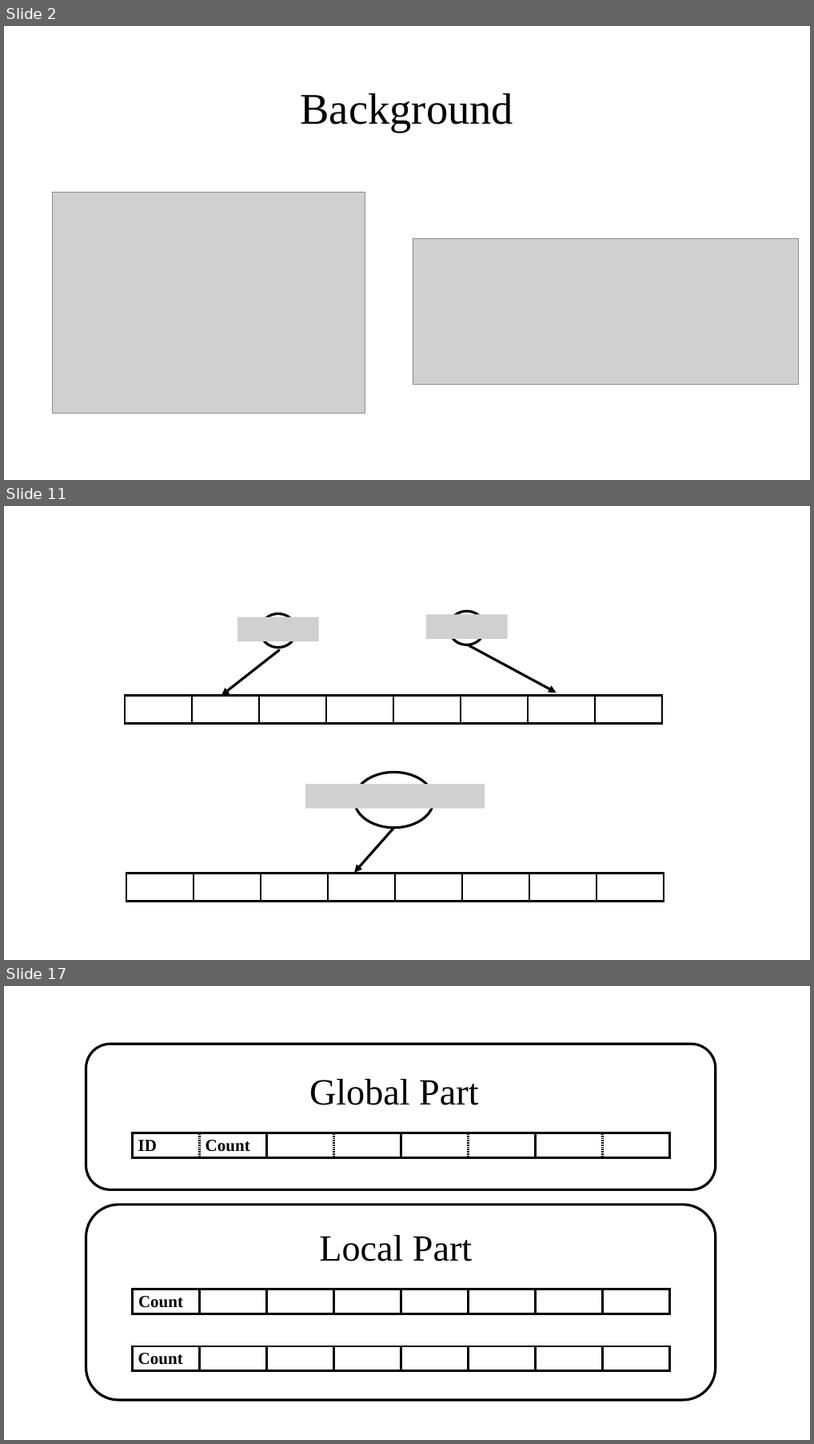
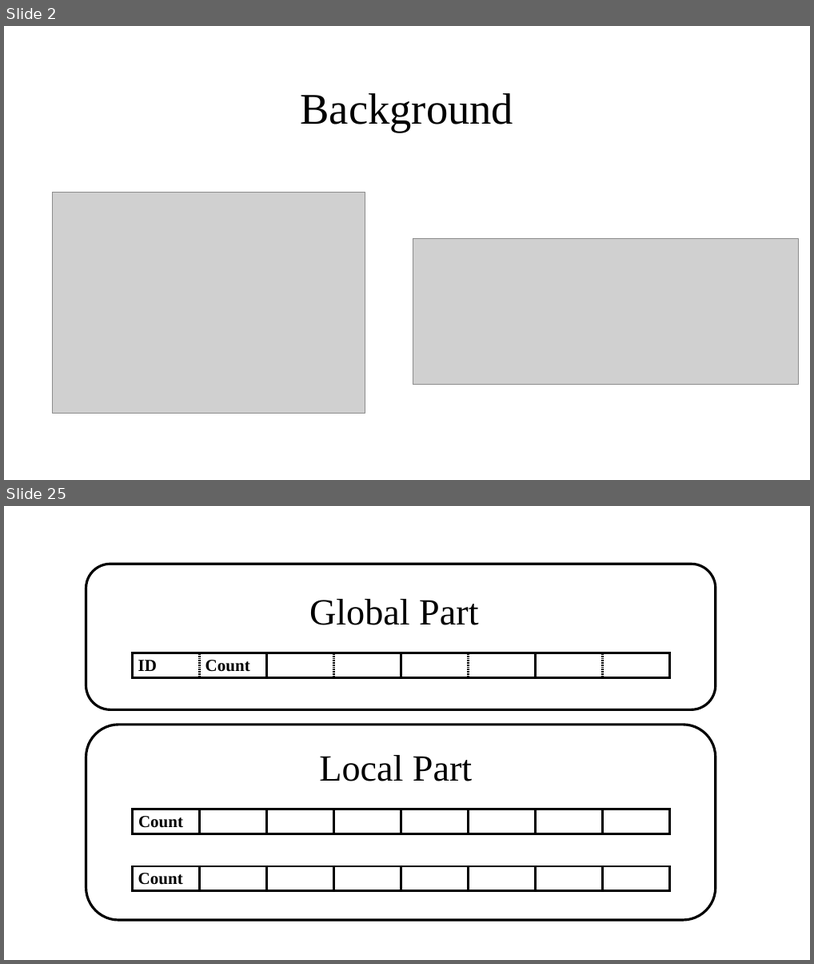
Before and after one commit to Lipox/Dimension, a slide deck: dimensions.pptx. Shown one above the other, each under a label of ours: slides 2, 11 and 17 before the commit, slides 2 and 25 after it; the slides between them are not shown. The pictures are 814x1444 and 814x964 pixels, drawn with LibreOffice and Linux fonts; fonts in the diff are those of the drawing; grey boxes stand for pictures. Boxes give left, top, right and bottom in pixels: in the first picture for what was removed or moved away, otherwise in the second. Text is boxed around its words. In the diff, an @@ line names an element or a change of style, - is before the commit and + after.

```diff
--- a/dimensions.pptx
+++ b/dimensions.pptx
@@ slide 11 removed at [4, 506, 810, 960], background #FFFFFF @@
@@ picture removed at [238, 617, 318, 641] @@
@@ ellipse removed at [261, 614, 296, 648] @@
@@ picture removed at [426, 614, 507, 639] @@
@@ ellipse removed at [450, 612, 485, 645] @@
@@ arrow removed from (280, 649) to (222, 696) @@
@@ arrow removed from (470, 645) to (556, 692) @@
@@ table removed at [125, 696, 662, 720], 1 rows, 8 columns @@
- |  |  |  |  |  |  | 
@@ picture removed at [306, 784, 486, 808] @@
@@ ellipse removed at [355, 772, 434, 828] @@
@@ arrow removed from (394, 828) to (355, 872) @@
@@ table removed at [126, 872, 663, 897], 1 rows, 8 columns @@
- |  |  |  |  |  |  | 
@@ what was slide 17 is now slide 25 @@
```
Also in this commit, not shown: 5 slides changed, 15 slides added, 10 other slides removed.
